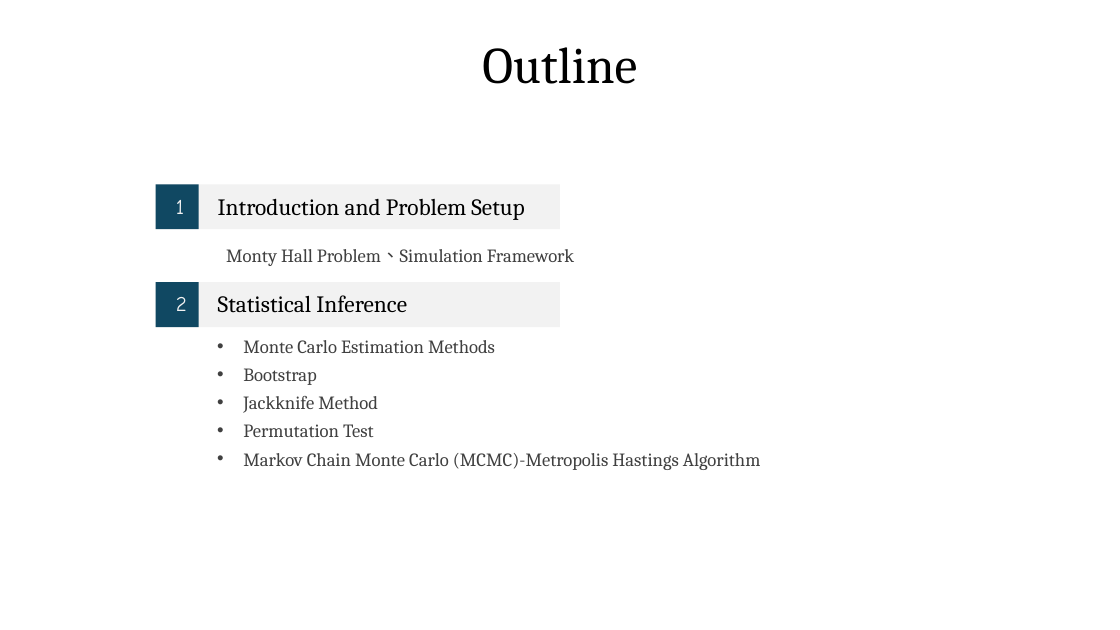
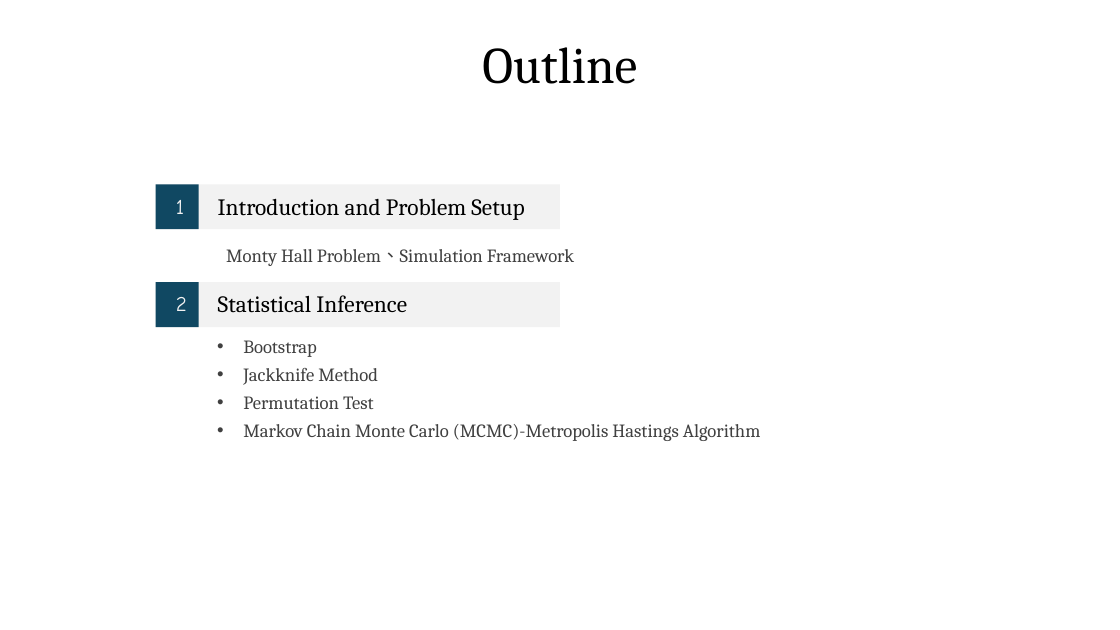
Before and after one commit to Sheena0210/monty-hall-simulation, a slide deck: slide 2 of 統計計算.pptx. Drawn at 1120x630 pixels with LibreOffice and Linux fonts; fonts in the diff are those of the drawing. Boxes give left, top, right and bottom in pixels: in the first picture for what was removed or moved away, otherwise in the second. Text is boxed around its words. In the diff, an @@ line names an element or a change of style, - is before the commit and + after.

```diff
--- a/統計計算.pptx
+++ b/統計計算.pptx
@@ text at (x1=243, y1=340, x2=495, y2=353): paragraph removed @@
-  • Monte Carlo Estimation Methods
```
Also in this commit, not shown: 5 other slides changed, 3 slides added, 6 slides removed.
